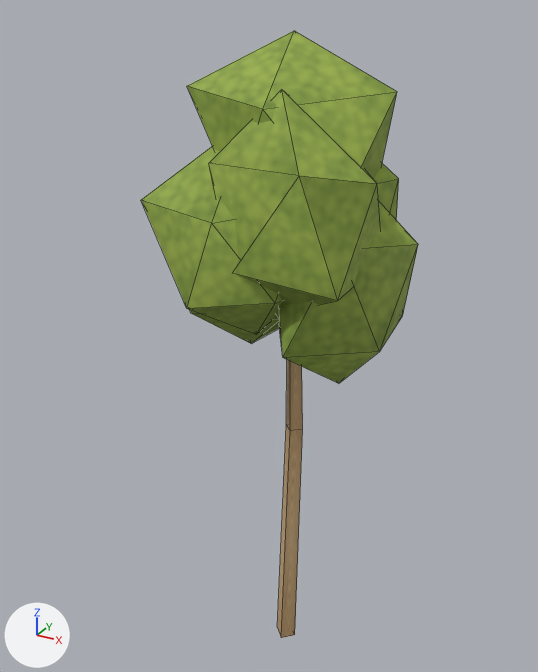
The FBX model Export/LOD/SW_Landscape/SM_Tree_Aspen01_LOD1.fbx, before and after one commit.
The view is the same before and after, from a camera (50 mm lens) standing at (9.03, -17.65, 19.66) and looking at (-0.77, 0.16, 10.76). Arrows for +X, +Y and +Z are at lower left; the lights stay in place. The older version comes first. Mesh edges are drawn as thin lines.

The first picture shows 'SM_Tree_Aspen01_LOD1'.
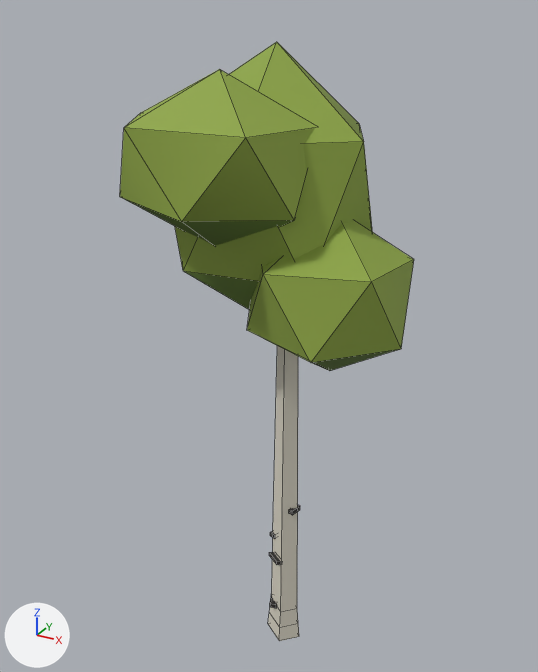
The change, as a diff of the scene's bpy script:
```diff
--- a/Export/LOD/SW_Landscape/SM_Tree_Aspen01_LOD1.fbx.py
+++ b/Export/LOD/SW_Landscape/SM_Tree_Aspen01_LOD1.fbx.py
@@ me_sm_tree_aspen01_lod1 @@
 # used by ob_sm_tree_aspen01_lod1; location = (0.0, 0.0, 0.0)
-me_sm_tree_aspen01_lod1.from_pydata(...)  # 96 vertices, 150 faces; spans x -3.6..3.6, y -3.4..3.3, z -0.3..19.2
+me_sm_tree_aspen01_lod1.from_pydata(...)  # 96 vertices, 118 faces; spans x -4.0..3.7, y -3.9..3.6, z -0.3..18.9
+# me_sm_tree_aspen01_lod1 part 1: the loose piece of 12 vertices spanning x -0.3..0.5, y -0.3..0.4, z -0.3..14.0 is rebuilt with 16 vertices and now spans x -0.7..0.5, y -0.5..0.5, z -0.3..15.2
+# me_sm_tree_aspen01_lod1 part 2: the loose piece of 12 vertices spanning x -0.5..3.6, y -2.3..2.2, z 10.0..15.9 is rebuilt with 12 vertices and now spans x -0.7..3.7, y -2.7..1.3, z 10.5..15.1
+# me_sm_tree_aspen01_lod1 part 3: the loose piece of 12 vertices spanning x -3.6..0.4, y -2.3..1.9, z 10.4..15.6 is rebuilt with 12 vertices and now spans x -3.9..2.3, y -2.7..2.4, z 11.3..18.9
+# me_sm_tree_aspen01_lod1 part 4: the loose piece of 12 vertices spanning x -3.0..1.3, y -3.4..0.7, z 11.4..17.2 is rebuilt with 12 vertices and now spans x -3.7..1.3, y -3.9..0.1, z 13.9..18.4
+# me_sm_tree_aspen01_lod1 part 5: the loose piece of 12 vertices spanning x -1.4..2.6, y -0.8..3.3, z 11.2..16.9 is deleted
+# me_sm_tree_aspen01_lod1 part 6
+# 24 vertices are removed from x -2.0..3.0, y -3.1..2.3, z 12.2..19.2
+# 40 faces are deleted
+# me_sm_tree_aspen01_lod1 part 7
+# 32 vertices are added at x -0.6..0.4, y -0.4..0.3, z 0.9..5.1
+# 24 new faces join them
+# other edits to the shape of me_sm_tree_aspen01_lod1 do not show in these pictures
 me_sm_tree_aspen01_lod1.materials.append(mat_m_survivalatlas_embed)
```

What differs and where, as boxes [x1, y1, x2, y2] in the pictures (538 x 672 px):
'SM_Tree_Aspen01_LOD1', reshaped (6% wider): before [141, 31, 418, 638]; after [120, 42, 414, 641]
part 1 of me_sm_tree_aspen01_lod1, rebuilt (19% wider, 6% taller): before [277, 360, 303, 638]; after [268, 346, 299, 641]
part 2 of me_sm_tree_aspen01_lod1, rebuilt (20% wider, 18% shorter): before [279, 200, 418, 383]; after [247, 221, 414, 371]
part 3 of me_sm_tree_aspen01_lod1, rebuilt: before [190, 310, 279, 343]; after [175, 42, 373, 310]
part 4 of me_sm_tree_aspen01_lod1, rebuilt: before [141, 147, 282, 334]; after [120, 69, 316, 246]
part 5 of me_sm_tree_aspen01_lod1, deleted (green): before [374, 164, 399, 220]
part 6 of me_sm_tree_aspen01_lod1, deleted (green): before [187, 31, 397, 305]
part 7 of me_sm_tree_aspen01_lod1, added: after [269, 505, 300, 608]
